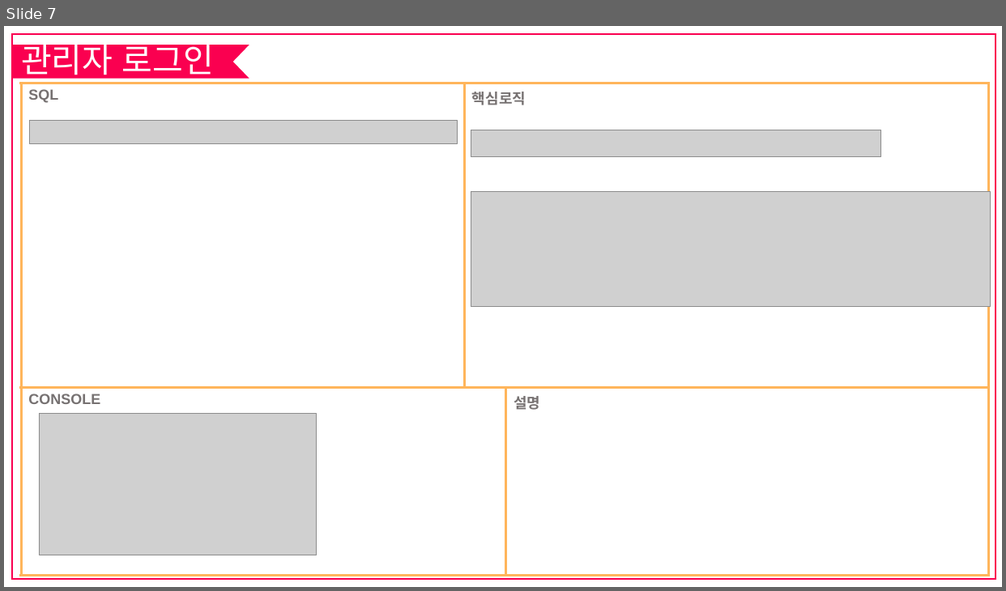
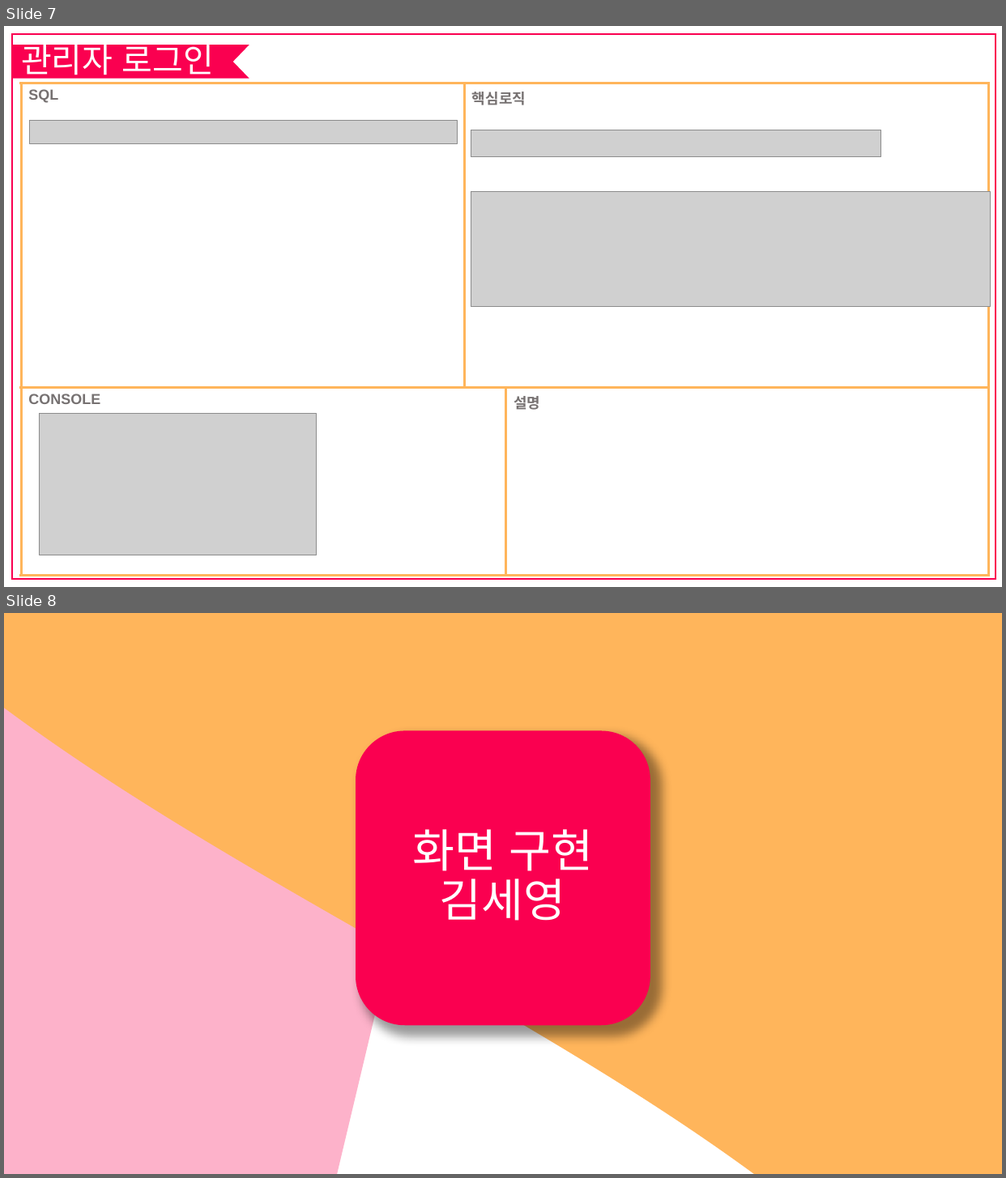
Before and after one commit to sengu30/DY-project, a slide deck: yogiyo/요기요 ver세영.pptx. Shown one above the other, each under a label of ours: slide 7 before the commit, slides 7 and 8 after it. The pictures are 1006x591 and 1006x1178 pixels, drawn with LibreOffice and Linux fonts; fonts in the diff are those of the drawing; grey boxes stand for pictures. Boxes give left, top, right and bottom in pixels: in the first picture for what was removed or moved away, otherwise in the second. Text is boxed around its words. In the diff, an @@ line names an element or a change of style, - is before the commit and + after.

```diff
--- a/yogiyo/요기요 ver세영.pptx
+++ b/yogiyo/요기요 ver세영.pptx
@@ slide 8 added at [4,613,1002,1174], background #FFFFFF @@
@@ freeform shape added at [4,613,471,1174], fill #FA0050 at 30% opacity @@
@@ freeform shape added at [4,613,1002,1174], fill #FFB55B @@
@@ rounded rectangle added at [356,730,651,1025], fill #FA0050 @@
@@ title added at [412,829,594,921], 44 pt, text #FFFFFF @@
+화면 구현
+김세영
```
Also in this commit, not shown: 6 other slides added, 10 other files.
